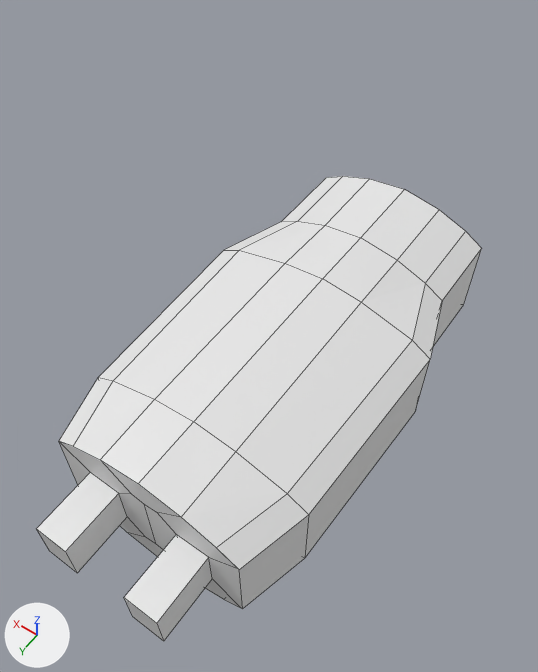
Two versions of the Blender file Assets/models/models/guards/taser.blend, one commit apart.
Camera for both pictures: a 50 mm camera at (-2.46, 3.36, 6.25) aimed at (-0.01, -0.07, 0.87). Arrows for +X, +Y and +Z are at lower left; the lights stay in place. Mesh edges are drawn as thin lines.

Script lines for the objects in view, before the commit:
```python
me_cube_001 = bpy.data.meshes.new('Cube.001')
me_cube_001.from_pydata(...)  # 96 vertices, 84 faces; spans x -1.25..1.25, y -2.64..2.37, z -0.81..0.81
ob_cube = bpy.data.objects.new('Cube', me_cube_001)
ob_cube.location = (0.0, 0.0, 0.0)
```
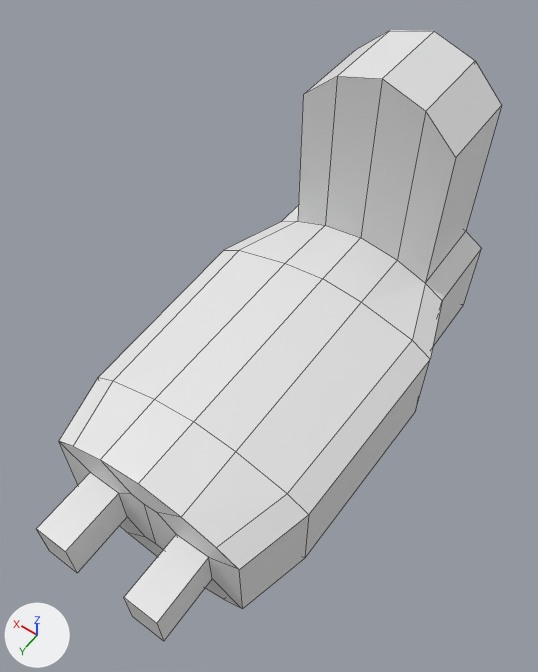
Changed parts and their boxes (x1, y1, x2, y2) in the pictures (538 x 672 px):
'Cube', reshaped (31% taller)
    before: (37, 176, 482, 641)
    after: (37, 30, 502, 641)
part 1 of me_cube_001, built on
    before: (298, 176, 466, 283)
    after: (298, 30, 502, 283)

Patch to the scene script:
```diff
--- a/Assets/models/models/guards/taser.blend.py
+++ b/Assets/models/models/guards/taser.blend.py
@@ me_cube_001 @@
 # used by ob_cube; location = (0.0, 0.0, 0.0)
-me_cube_001.from_pydata(...)  # 96 vertices, 84 faces; spans x -1.25..1.25, y -2.64..2.37, z -0.81..0.81
+me_cube_001.from_pydata(...)  # 106 vertices, 94 faces; spans x -1.25..1.25, y -2.64..2.37, z -0.81..2.65
+# me_cube_001 part 1
+# 4 faces are deleted
+# 10 vertices are added at x -0.78..0.78, y -2.64..-1.72, z 2.18..2.65
+# 14 new faces join them
```
